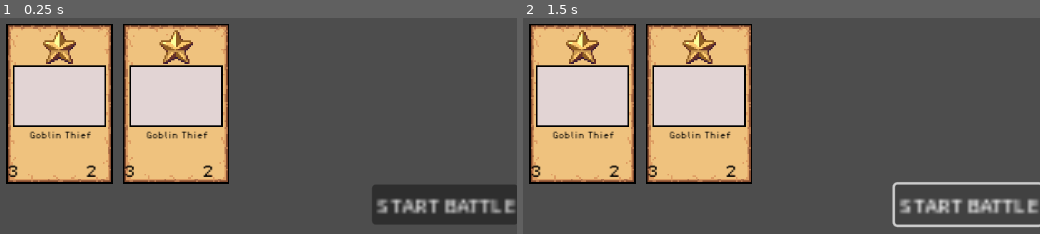
Above: before the commit, frames 1-2 (left to right).
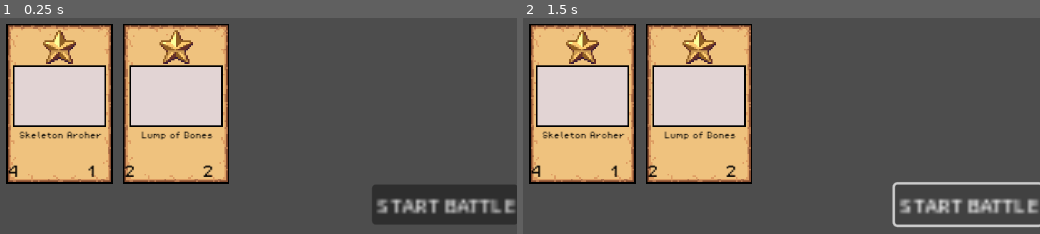
Above: after the commit, the same moments.

Repository: wenyng0526-boop/whateverproject
Game: Godot game, scene res://Scenes/combat_scene.tscn
Two runs of this game, one before a commit and one after it. Both use one fixed random seed, a clock stepped at 60 frames per second and the inputs below. This scene is started directly instead of the project's main scene. The engine's default icon, where the game draws it, is replaced by a stand-in: a white triangle on a blue panel in a dark square.
Inputs:
- Up to frame 1 (0.25 s): no input
- Up to frame 2 (1.5 s): click "START BATTLE" at 0.5 s; click "START BATTLE" at 1.25 s

The runs differ from the first frame. In frame 1, 0.8% of the frame differs, in the area x 1-42%, y 52-74%; in frame 2, 0.8%.

Commit message:
add more enemy

Diff:
--- a/Scenes/combat_scene.tscn
+++ b/Scenes/combat_scene.tscn
@@ -13,13 +13,27 @@
 [ext_resource type="Resource" uid="uid://cq0kmmrv0v2ct" path="res://Minion Resource/Goblin/greed_gobbler.tres" id="6_d0t0k"]
 [ext_resource type="Resource" uid="uid://dfmn33hu2kreo" path="res://Minion Resource/Rat/stink_rat.tres" id="6_g8pjw"]
 [ext_resource type="Resource" uid="uid://c5v3wf8oo4mcd" path="res://Minion Resource/Goblin/elder_goblin.tres" id="6_s2gyj"]
+[ext_resource type="Resource" uid="uid://bn8rixgot0bjo" path="res://Minion Resource/Knight/horn_blower.tres" id="7_iren4"]
 [ext_resource type="Resource" uid="uid://cux54pf0jelew" path="res://Minion Resource/Rat/mother_of_rats.tres" id="8_4fngt"]
 [ext_resource type="Resource" uid="uid://dyj8ymm5747c5" path="res://Minion Resource/Goblin/inspired_goblin.tres" id="8_ie5uw"]
+[ext_resource type="Resource" uid="uid://bbb5ipiug4cit" path="res://Minion Resource/Rat/little_rat.tres" id="8_oflgc"]
 [ext_resource type="Resource" uid="uid://50bbopvgrqmc" path="res://Minion Resource/Goblin/the_supplier.tres" id="9_lglh0"]
+[ext_resource type="Resource" uid="uid://dr8livklpk6kw" path="res://Minion Resource/Skeleton/arm.tres" id="9_urhmx"]
 [ext_resource type="Resource" uid="uid://6neusp3kng7n" path="res://Minion Resource/Knight/armoursmith.tres" id="10_3ps3t"]
+[ext_resource type="Resource" uid="uid://dl782p14xhls0" path="res://Minion Resource/Skeleton/lump_of_bones.tres" id="10_gfq7w"]
 [ext_resource type="PackedScene" uid="uid://b3awfj516bl5" path="res://Scenes/Reward.tscn" id="10_qogxl"]
+[ext_resource type="Resource" uid="uid://ck25kwqigneuy" path="res://Minion Resource/Skeleton/skeleton_archer.tres" id="11_xl322"]
 [ext_resource type="Resource" uid="uid://1oboyjgx03vl" path="res://Minion Resource/Goblin/lavished_goblin.tres" id="13_4mlkq"]
 [ext_resource type="Resource" uid="uid://u8tsstd5v52u" path="res://Minion Resource/Knight/honorary_knight.tres" id="14_jxep6"]
+[ext_resource type="Resource" uid="uid://dojwwo3070368" path="res://Minion Resource/Knight/knight_protector.tres" id="17_6pdpg"]
+[ext_resource type="Resource" uid="uid://ejg1x04q42m5" path="res://Minion Resource/Rat/disease_spreader.tres" id="18_mat62"]
+[ext_resource type="Resource" uid="uid://dy641a3c1etjx" path="res://Minion Resource/Rat/scarificial_rat.tres" id="20_u4e87"]
+[ext_resource type="Resource" uid="uid://bn7lyinamlkhp" path="res://Minion Resource/Skeleton/bone_muncher.tres" id="22_rcr5v"]
+[ext_resource type="Resource" uid="uid://dtpyy4wn8t78t" path="res://Minion Resource/Skeleton/bone_refiner.tres" id="23_3fhwb"]
+[ext_resource type="Resource" uid="uid://bp81elouu50na" path="res://Minion Resource/Knight/knight_commander.tres" id="28_rktqr"]
+[ext_resource type="Resource" uid="uid://uilbc760sao7" path="res://Minion Resource/Rat/large_rat.tres" id="29_bi28p"]
+[ext_resource type="Resource" uid="uid://q8va41yxvpp2" path="res://Minion Resource/Rat/mass_infestation.tres" id="30_tlxuk"]
+[ext_resource type="Resource" uid="uid://d24xbnkck6jhy" path="res://Minion Resource/Skeleton/skelly_the_unbreakable.tres" id="32_l8xxo"]
 
 [node name="Combat_Scene" type="Node2D" node_paths=PackedStringArray("player_container", "enemy_container")]
 position = Vector2(2, 0)
@@ -27,9 +41,9 @@
 player_container = NodePath("PlayerCenter/PlayerContainer")
 enemy_container = NodePath("EnemyCenter/EnemyContainer")
 card_ui = ExtResource("1_hiokq")
-one_star_enemies = Array[ExtResource("3_a1xpf")]([ExtResource("4_weuwe"), ExtResource("5_8jr4h"), ExtResource("6_6f5eg")])
-two_star_enemies = Array[ExtResource("3_a1xpf")]([ExtResourc …(69 unchanged characters)… urce("10_3ps3t"), ExtResource("3_ngc22")])
-three_star_enemies = Array[ExtResource("3_a1xpf")]([ExtResource("6_s2gyj"), ExtResource("13_4mlkq"), ExtResource("14_jxep6")])
+one_star_enemies = Array[ExtResource("3_a1xpf")]([ExtResource("4_weuwe"), ExtResource("5_8jr4h"), ExtResource("6_6f5eg"), ExtResource("7_iren4"), ExtResource("8_oflgc"), ExtResource("9_urhmx"), ExtResource("10_gfq7w"), ExtResource("11_xl322")])
+two_star_enemies = Array[ExtResource("3_a1xpf")]([ExtResourc …(69 unchanged characters)… urce("10_3ps3t"), ExtResource("3_ngc22"), ExtResource("17_6pdpg"), ExtResource("18_mat62"), ExtResource("5_vwtws"), ExtResource("20_u4e87"), ExtResource("6_g8pjw"), ExtResource("22_rcr5v"), ExtResource("23_3fhwb"), ExtResource("4_8ts7m")])
+three_star_enemies = Array[ExtResource("3_a1xpf")]([ExtResource("6_s2gyj"), ExtResource("13_4mlkq"), ExtResource("14_jxep6"), ExtResource("28_rktqr"), ExtResource("29_bi28p"), ExtResource("30_tlxuk"), ExtResource("8_4fngt"), ExtResource("32_l8xxo"), ExtResource("5_61ds5")])
 
 [node name="EnemyCenter" type="CenterContainer" parent="."]
 custom_minimum_size = Vector2(1920, 300)
Not shown: 1 places in Scenes/combat_scene.tscn that only renumber resources
